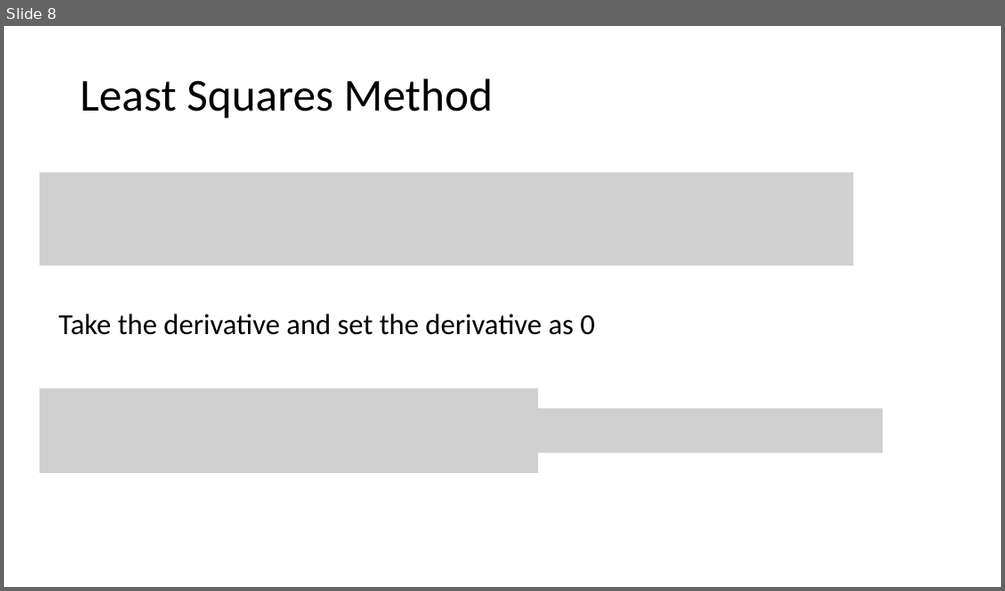
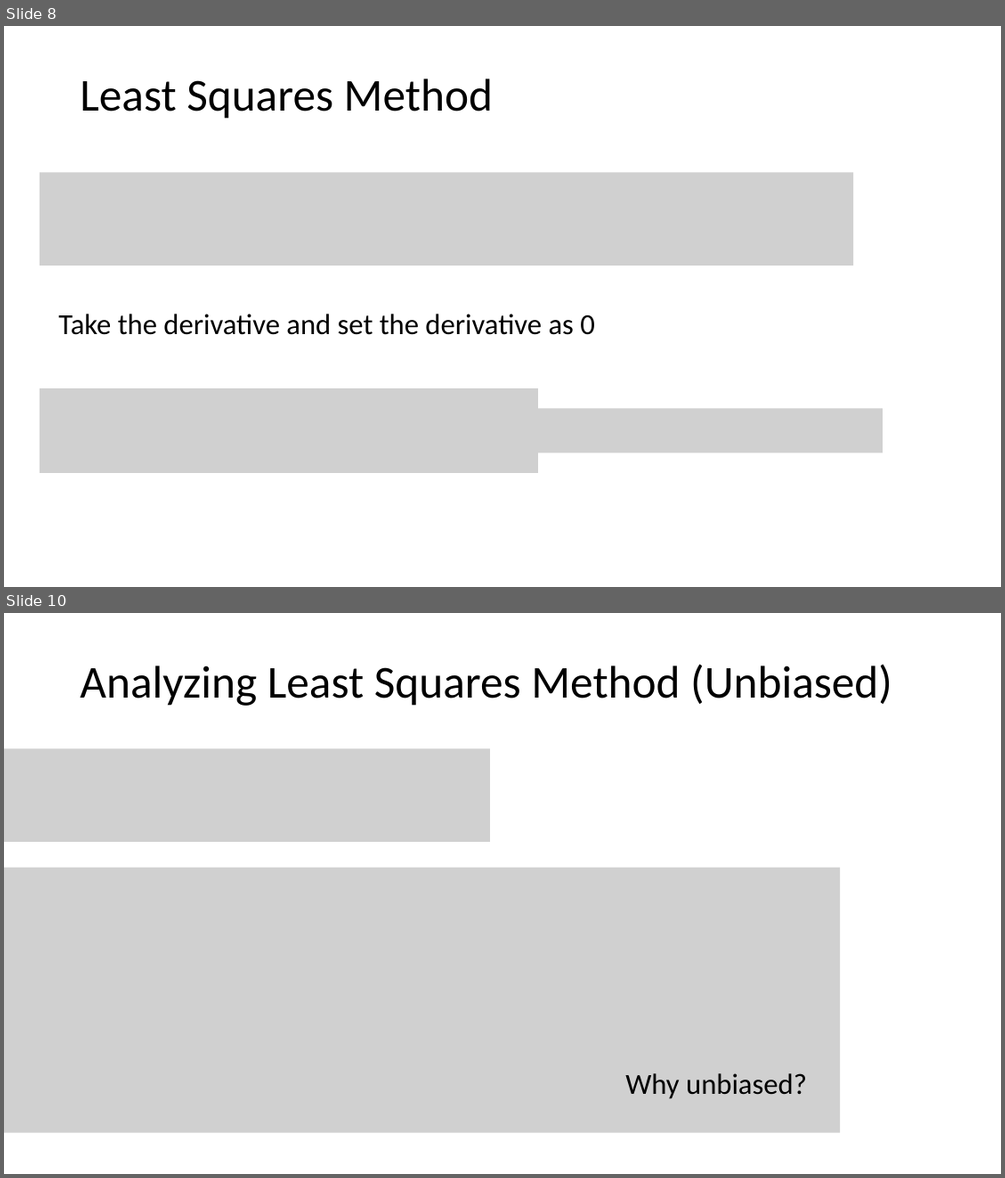
Before and after one commit to tianzheng4/tianzheng4.github.io, a slide deck: _umkc-teaching/slides/Lecture3.pptx. Shown one above the other, each under a label of ours: slide 8 before the commit, slides 8 and 10 after it; the slides between them are not shown. The pictures are 1005x591 and 1005x1178 pixels, drawn with LibreOffice and Linux fonts; fonts in the diff are those of the drawing; grey boxes stand for pictures. Boxes give left, top, right and bottom in pixels: in the first picture for what was removed or moved away, otherwise in the second. Text is boxed around its words. In the diff, an @@ line names an element or a change of style, - is before the commit and + after.

```diff
--- a/_umkc-teaching/slides/Lecture3.pptx
+++ b/_umkc-teaching/slides/Lecture3.pptx
@@ slide 10 added at (4, 613, 1001, 1174), background #FFFFFF @@
@@ title added at (80, 664, 892, 706), 44 pt, text #000000 @@
+Analyzing Least Squares Method (Unbiased)
@@ picture added at (4, 749, 490, 842) @@
@@ picture added at (4, 868, 840, 1133) @@
@@ text added at (625, 1073, 807, 1099), 28 pt, text #000000 @@
+Why unbiased?
```
Also in this commit, not shown: 5 slides changed, 3 other slides added.
